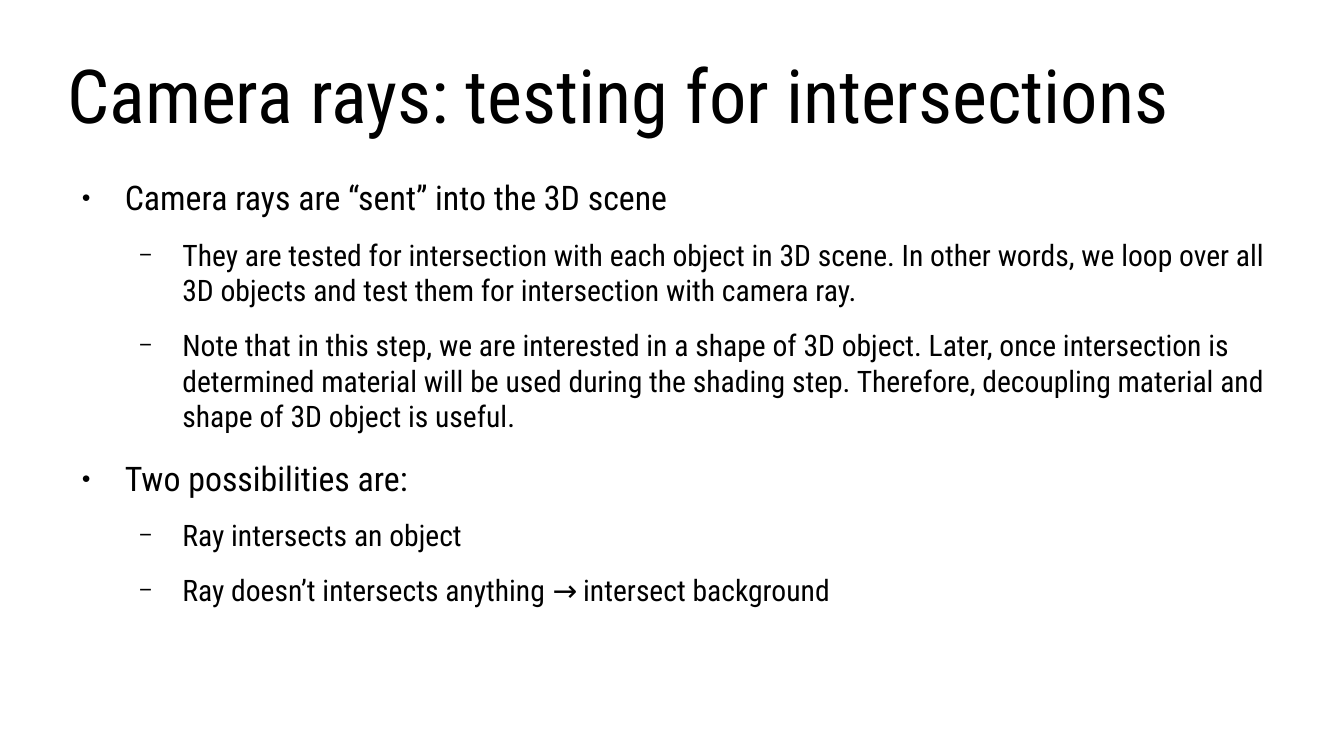
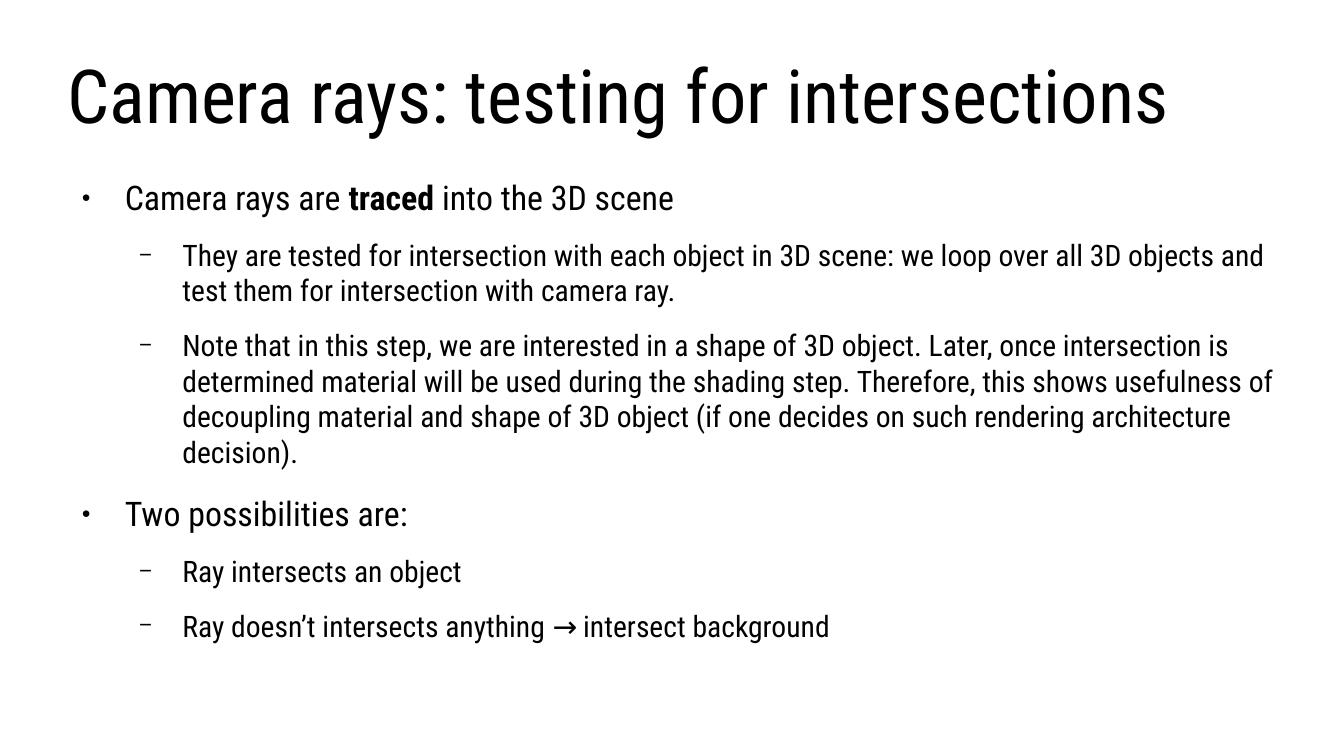
Before and after one commit to lorentzo/IntroductionToComputerGraphics, a slide deck: slide 5 of lectures/foundations_rendering/foundations_raytracing.odp. Drawn at 1344x756 pixels with LibreOffice and Linux fonts; fonts in the diff are those of the drawing. Boxes give left, top, right and bottom in pixels: in the first picture for what was removed or moved away, otherwise in the second. Text is boxed around its words. In the diff, an @@ line names an element or a change of style, - is before the commit and + after.

Commit message:
3d scene and rendering foundations update

```diff
--- a/lectures/foundations_rendering/foundations_raytracing.odp
+++ b/lectures/foundations_rendering/foundations_raytracing.odp
@@ text at (x1=125, y1=184, x2=1273, y2=470): text changed @@
-● Camera rays are “sent” into the 3D scene
-  − They are tested for intersection with each object in 3D scene. In other words, we loop over all 3D objects and test them for intersection with camera ray.
-  − Note that in this step, we are interested in a shape of 3D object. Later, once intersection is determined material will be used during the shading step. Therefore, decoupling material and shape of 3D object is useful.
+● Camera rays are traced into the 3D scene
+  − They are tested for intersection with each object in 3D scene: we loop over all 3D objects and test them for intersection with camera ray.
+  − Note that in this step, we are interested in a shape of 3D object. Later, once intersection is determined material will be used during the shading step. Therefore, this shows usefulness of decoupling material and shape of 3D object (if one decides on such rendering architecture decision).
```
Also in this commit, not shown: 9 other slides changed, 3 slides added, 4 other files.
